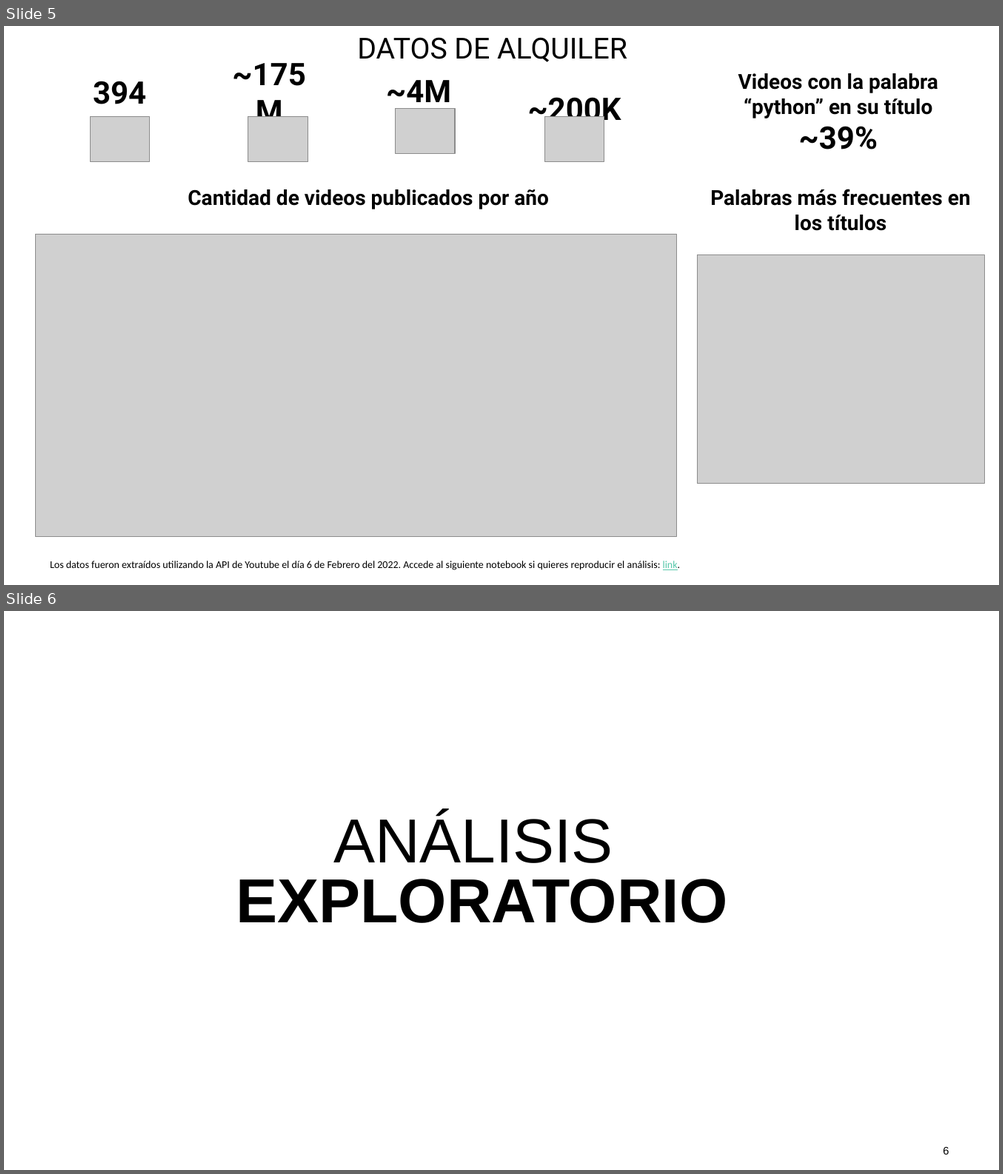
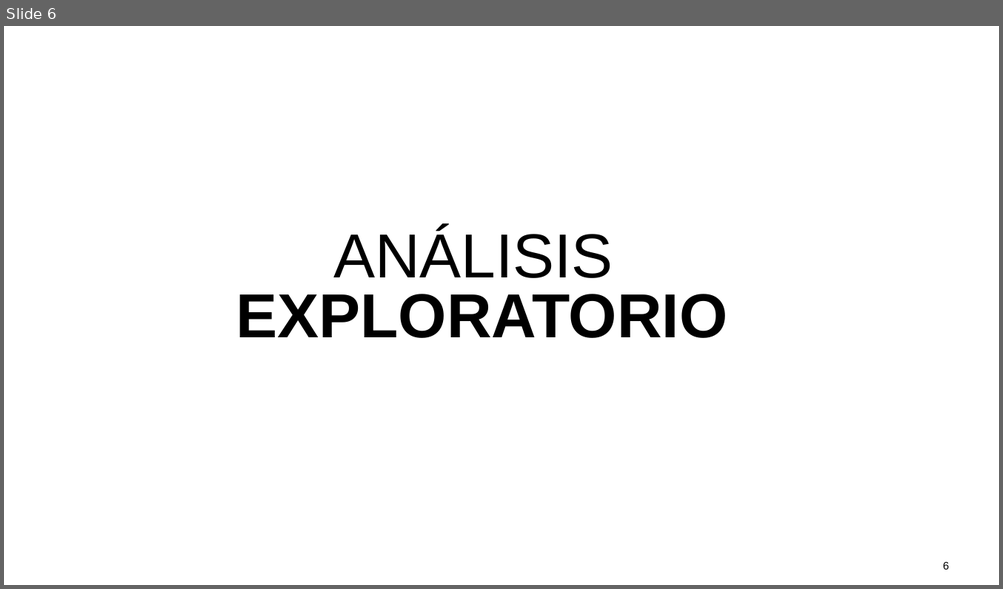
Before and after one commit to tekluis/CoderHouse, a slide deck: 11-PRESENTACION_TEK.pptx. Shown one above the other, each under a label of ours: slides 5 and 6 before the commit, slide 6 after it. The pictures are 1003x1174 and 1003x589 pixels, drawn with LibreOffice and Linux fonts; fonts in the diff are those of the drawing; grey boxes stand for pictures. Boxes give left, top, right and bottom in pixels: in the first picture for what was removed or moved away, otherwise in the second. Text is boxed around its words. In the diff, an @@ line names an element or a change of style, - is before the commit and + after.

```diff
--- a/11-PRESENTACION_TEK.pptx
+++ b/11-PRESENTACION_TEK.pptx
@@ slide 5 removed at [4, 26, 999, 585], background #FFFFFF @@
@@ text removed at [357, 37, 627, 62] @@
-DATOS DE ALQUILER
@@ text removed at [93, 81, 146, 104] @@
-394
@@ text removed at [221, 73, 317, 110] @@
-~175M
@@ text removed at [386, 80, 451, 110] @@
-~4M
@@ text removed at [738, 73, 938, 150] @@
-Videos con la palabra “python” en su título
-~39%
@@ picture removed at [395, 108, 455, 153] @@
@@ text removed at [528, 97, 621, 127] @@
-~200K
@@ picture removed at [90, 117, 150, 163] @@
@@ picture removed at [248, 117, 307, 163] @@
@@ picture removed at [545, 117, 605, 162] @@
@@ text removed at [188, 190, 549, 210] @@
-Cantidad de videos publicados por año
@@ text removed at [710, 189, 970, 231] @@
-Palabras más frecuentes en los títulos
@@ picture removed at [35, 235, 676, 537] @@
@@ picture removed at [697, 256, 984, 484] @@
@@ text removed at [50, 561, 680, 571] @@
-Los datos fueron extraídos utilizando la API de Youtube el día 6 de Febrero del 2022. Accede al siguiente notebook si quieres reproducir el análisis: link.
```
Also in this commit, not shown: 4 slides changed, 6 slides added, 5 other slides removed.
